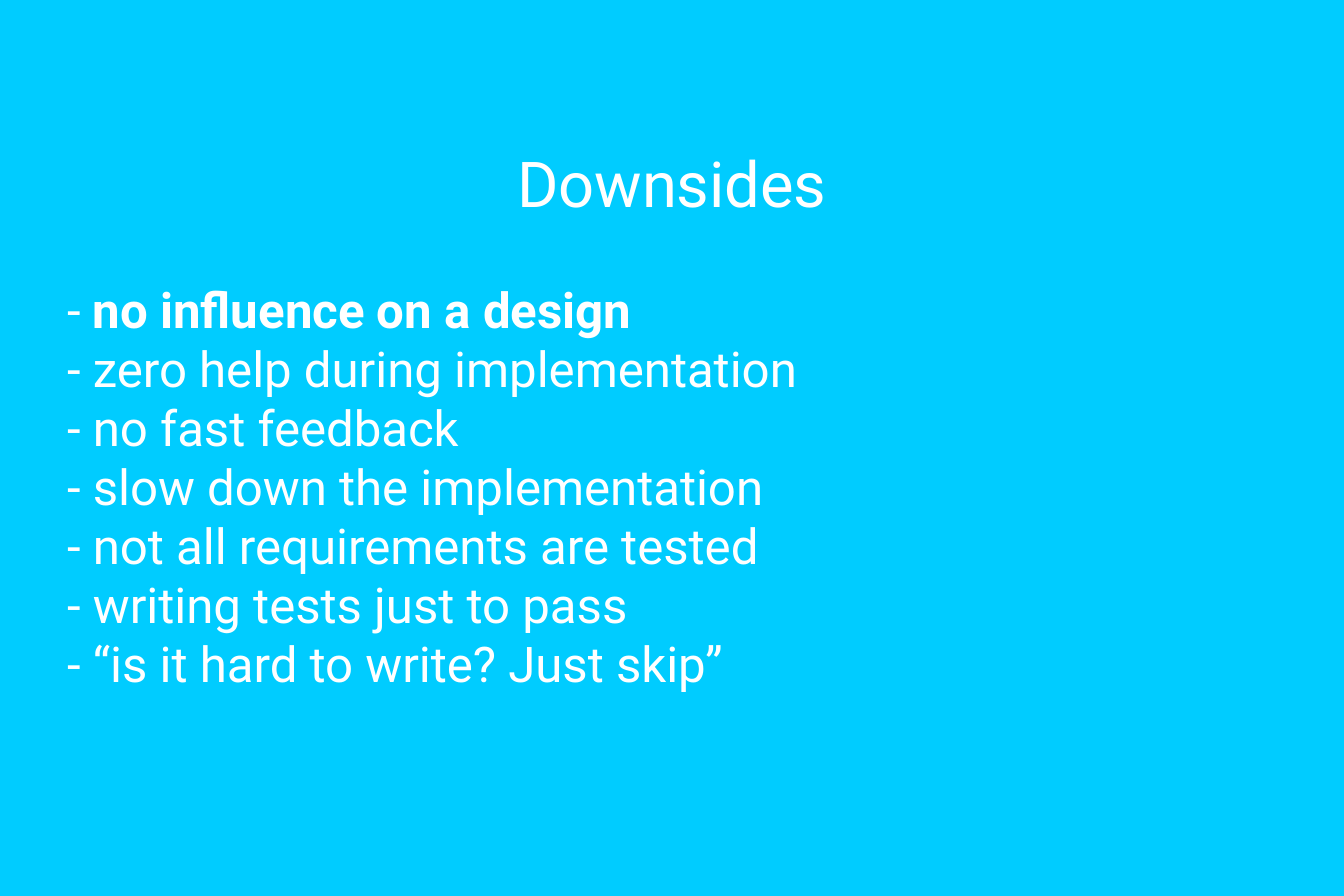
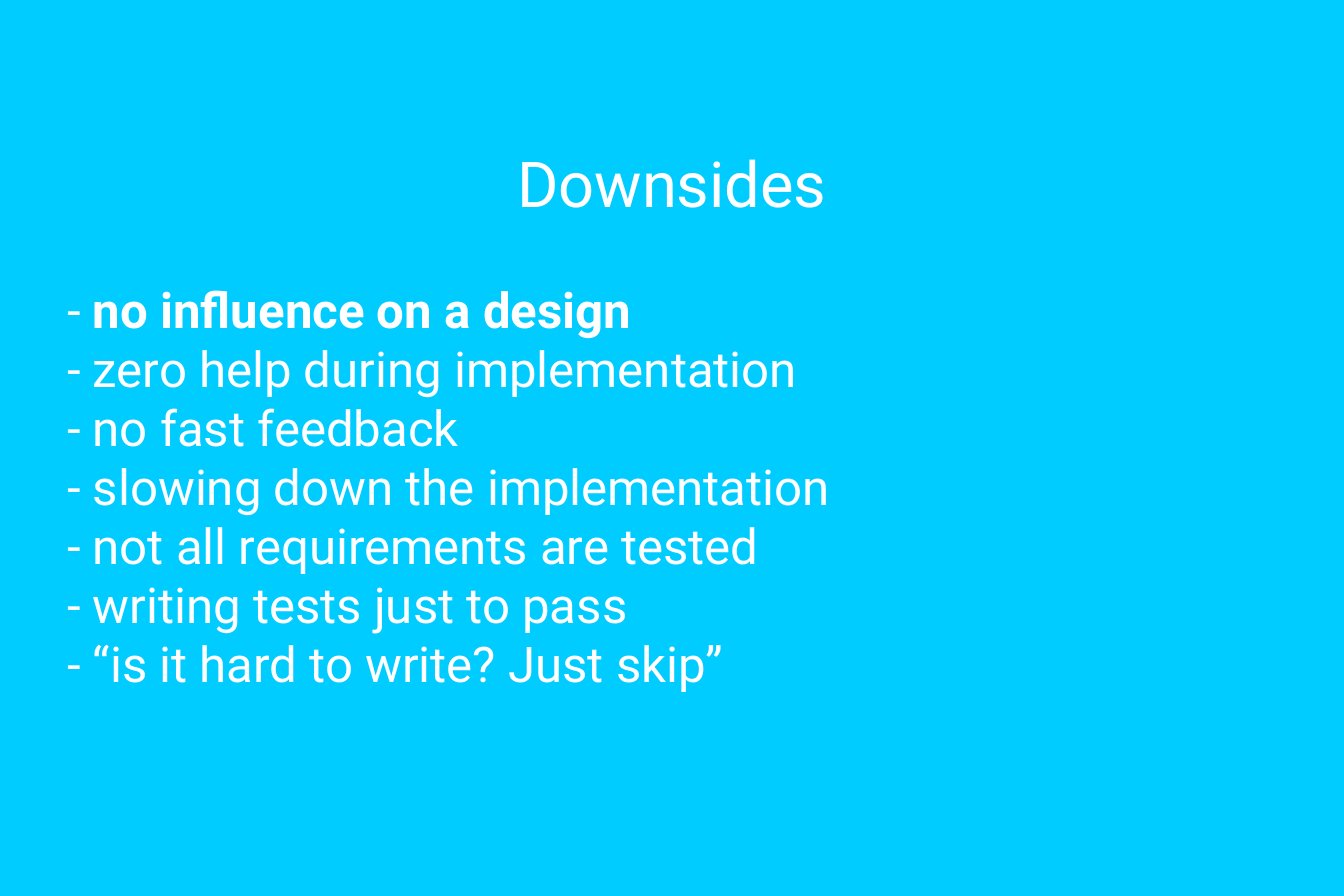
Before and after one commit to mateuszwinnicki/talks, a slide deck: slide 10 of UnitTestProblems/UnitTestProblems.odp. Drawn at 1344x896 pixels with LibreOffice and Linux fonts; fonts in the diff are those of the drawing. Boxes give left, top, right and bottom in pixels: in the first picture for what was removed or moved away, otherwise in the second. Text is boxed around its words. In the diff, an @@ line names an element or a change of style, - is before the commit and + after.

```diff
--- a/UnitTestProblems/UnitTestProblems.odp
+++ b/UnitTestProblems/UnitTestProblems.odp
@@ text at [93, 468, 830, 516]: text changed @@
-- slow down the implementation
+- slowing down the implementation
```
Also in this commit, not shown: 4 other slides changed, 1 slide added, 1 other file.
